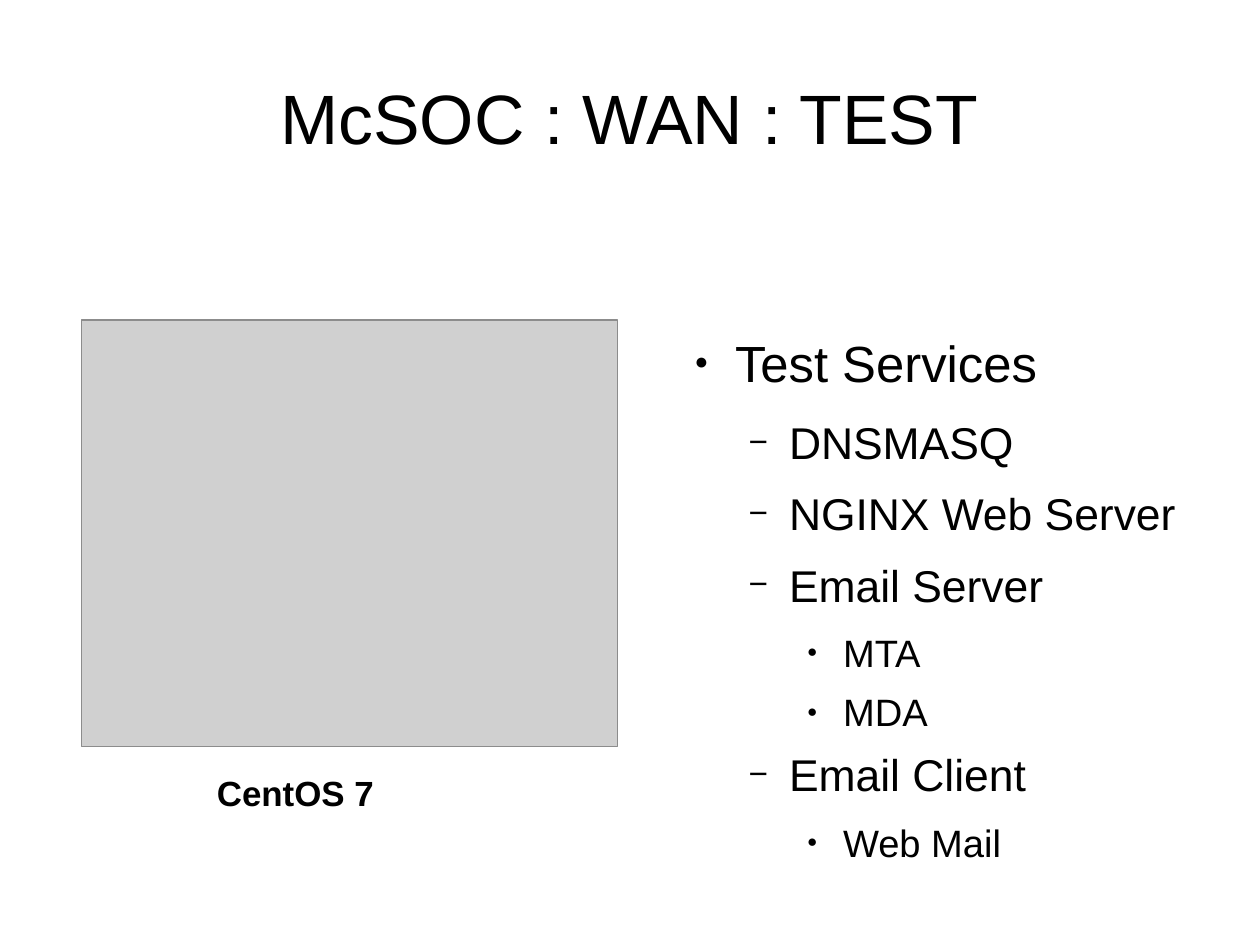
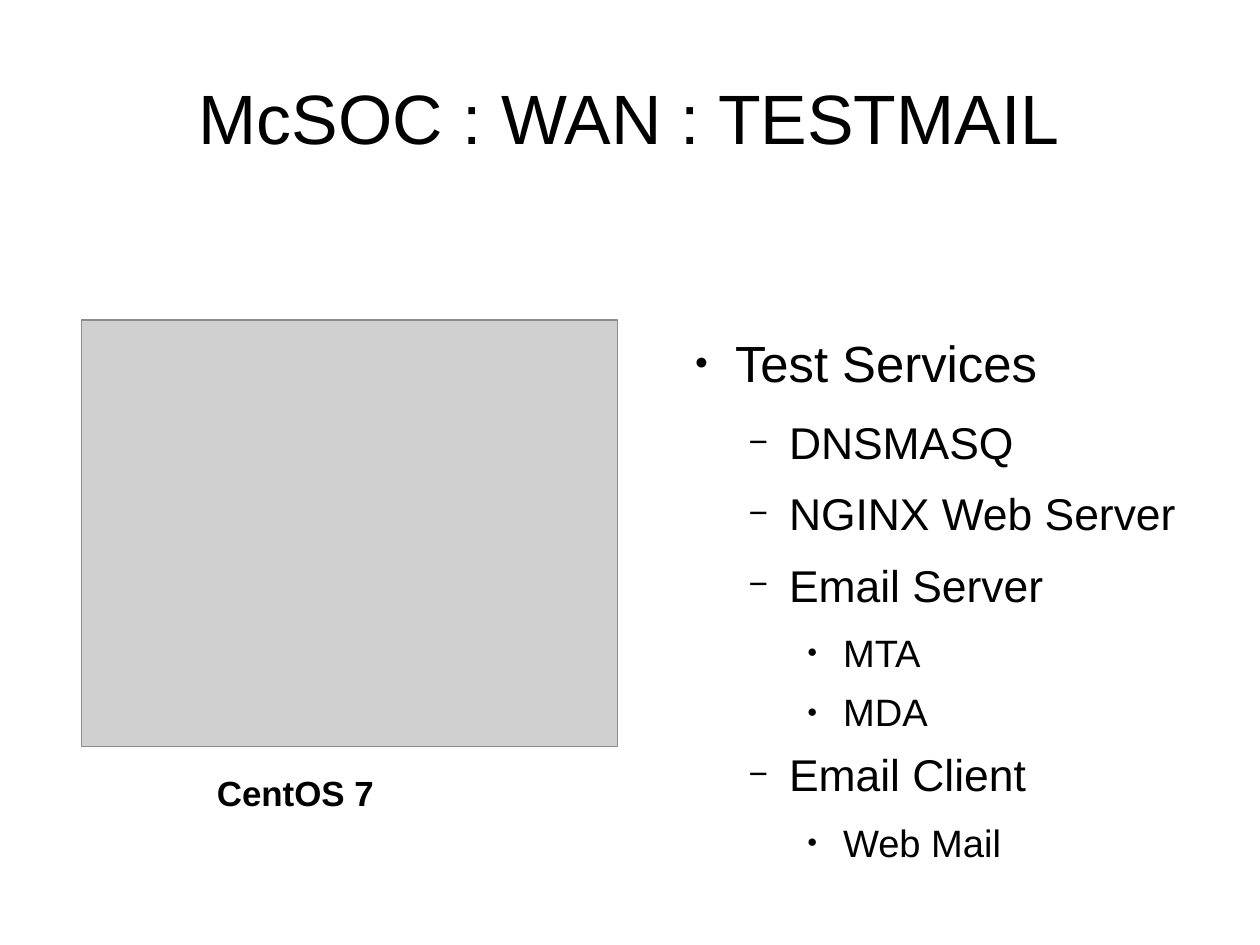
Before and after one commit to cyberxml/mcsoc, a slide deck: slide 10 of docs/McSOC Presentation.odp. Drawn at 1260x945 pixels with LibreOffice and Linux fonts; fonts in the diff are those of the drawing; grey boxes stand for pictures. Boxes give left, top, right and bottom in pixels: in the first picture for what was removed or moved away, otherwise in the second. Text is boxed around its words. In the diff, an @@ line names an element or a change of style, - is before the commit and + after.

```diff
--- a/docs/McSOC Presentation.odp
+++ b/docs/McSOC Presentation.odp
@@ title at bbox=[199, 95, 1059, 145]: text changed @@
-McSOC : WAN : TEST
+McSOC : WAN : TESTMAIL
```
Also in this commit, not shown: 6 other slides changed, 2 slides added, 31 other files.
